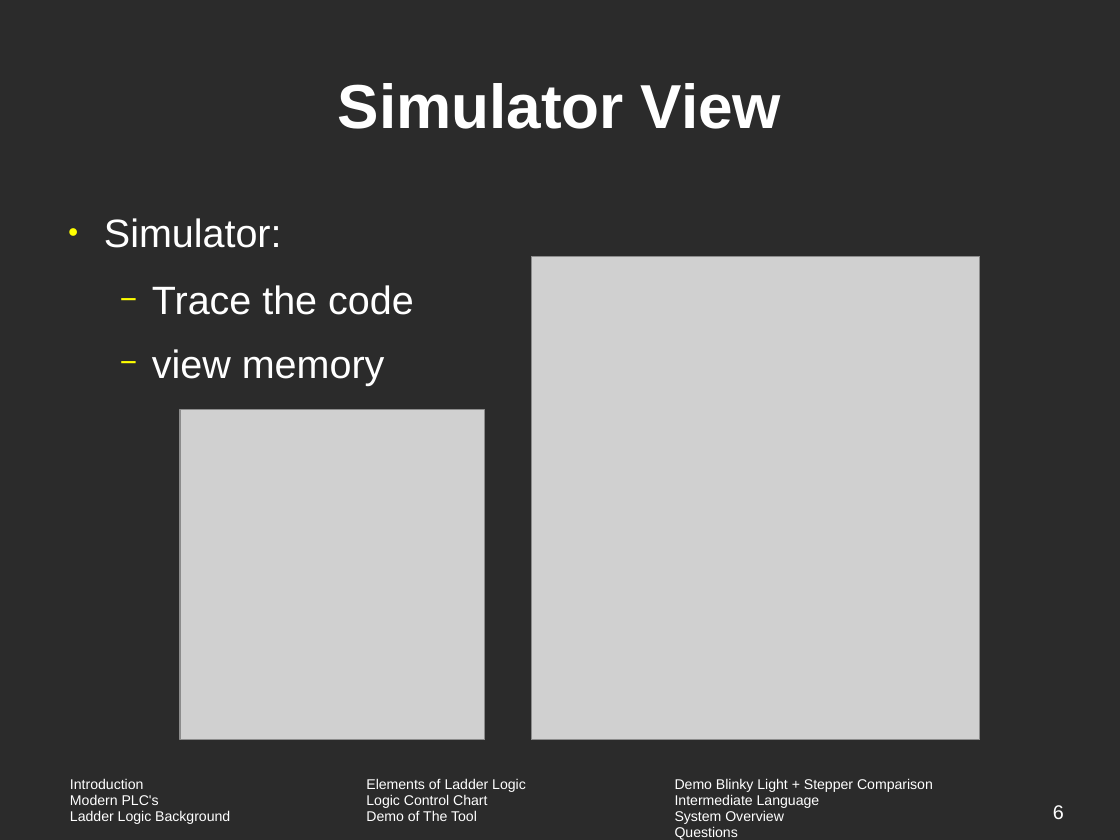
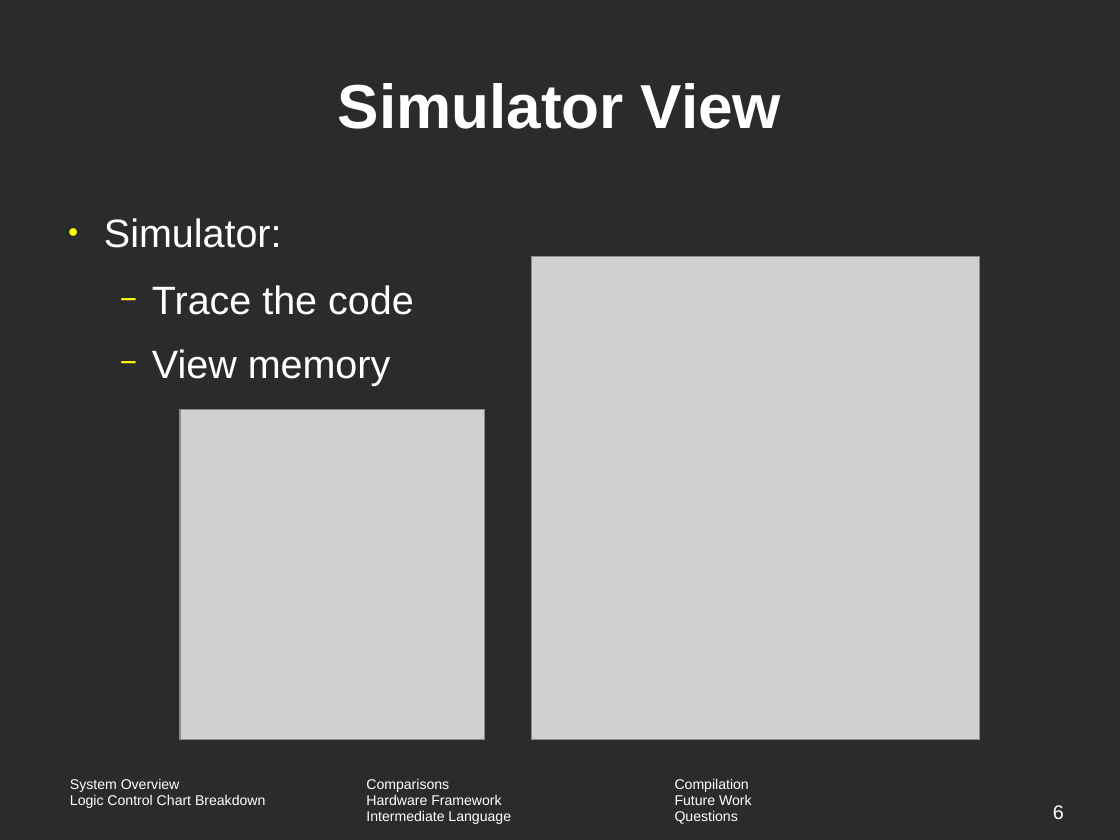
Before and after one commit to vortex-5/plcthesis, a slide deck: slide 6 of presentation/defense.odp. Drawn at 1120x840 pixels with LibreOffice and Linux fonts; fonts in the diff are those of the drawing; grey boxes stand for pictures; background and template pictures are left out; a plain dark background stands for a picture behind light text. Boxes give left, top, right and bottom in pixels: in the first picture for what was removed or moved away, otherwise in the second. Text is boxed around its words. In the diff, an @@ line names an element or a change of style, - is before the commit and + after.

```diff
--- a/presentation/defense.odp
+++ b/presentation/defense.odp
@@ text at [152,349,391,386]: text changed @@
-  − view memory
+  − View memory
@@ table at [60,772,1012,840] @@
-row 1: Introduction / Modern PLC's / Ladder Logic Background | Elements of Ladder Logic / Logic Control Chart / Demo of The Tool | Demo Blinky Light + Stepper Comparison / Intermediate Language / System Overview / Questions
+row 1: System Overview / Logic Control Chart Breakdown | Comparisons / Hardware Framework / Intermediate Language | Compilation / Future Work / Questions
```
Also in this commit, not shown: 31 other slides changed, 1 slide removed, 5 other files.
